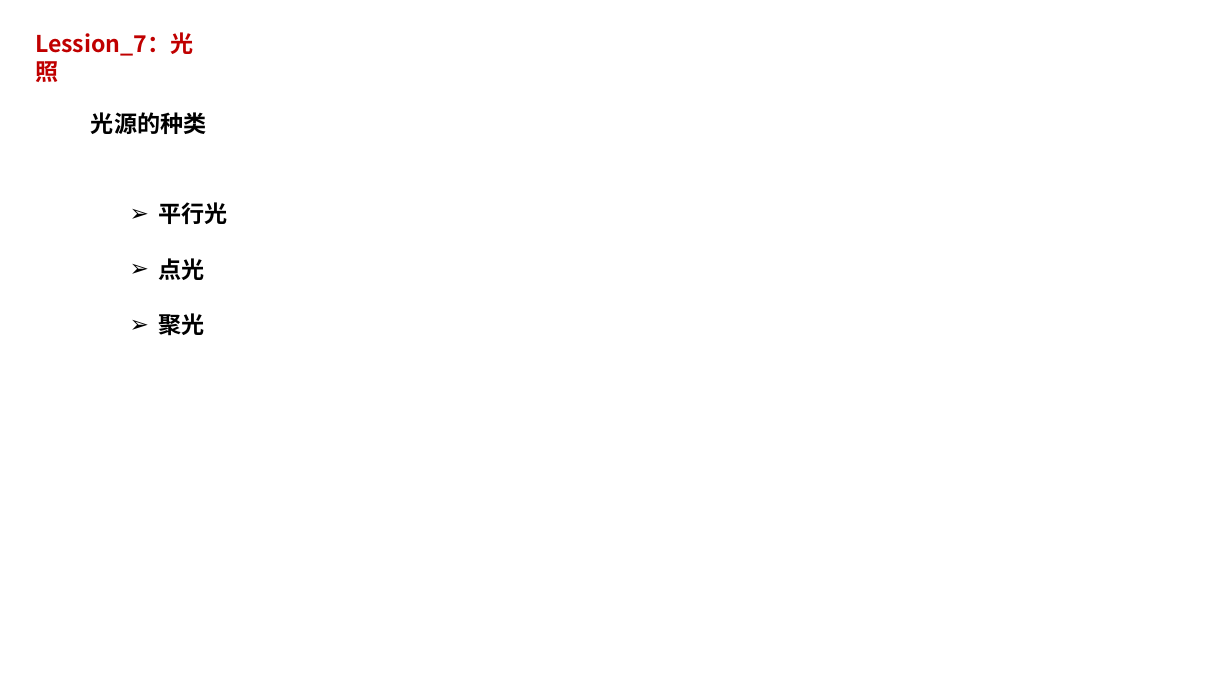
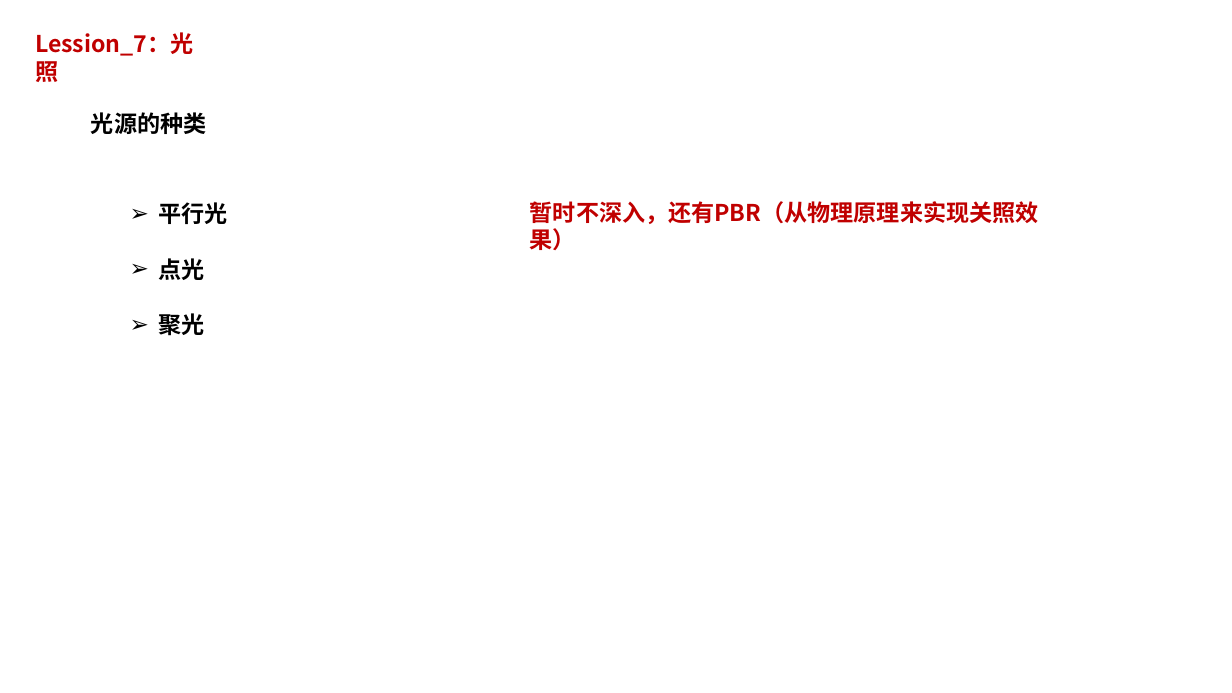
Before and after one commit to pczpcz/OpenglLearning, a slide deck: slide 17 of note/note.pptx. Drawn at 1232x693 pixels with LibreOffice and Linux fonts; fonts in the diff are those of the drawing. Boxes give left, top, right and bottom in pixels: in the first picture for what was removed or moved away, otherwise in the second. Text is boxed around its words. In the diff, an @@ line names an element or a change of style, - is before the commit and + after.

```diff
--- a/note/note.pptx
+++ b/note/note.pptx
@@ text added at <box>530,201,1039,224</box>, 18 pt, text #C00000, bold @@
+暂时不深入，还有PBR（从物理原理来实现关照效果）
```
Also in this commit, not shown: 3 other slides changed, 7 slides added.
